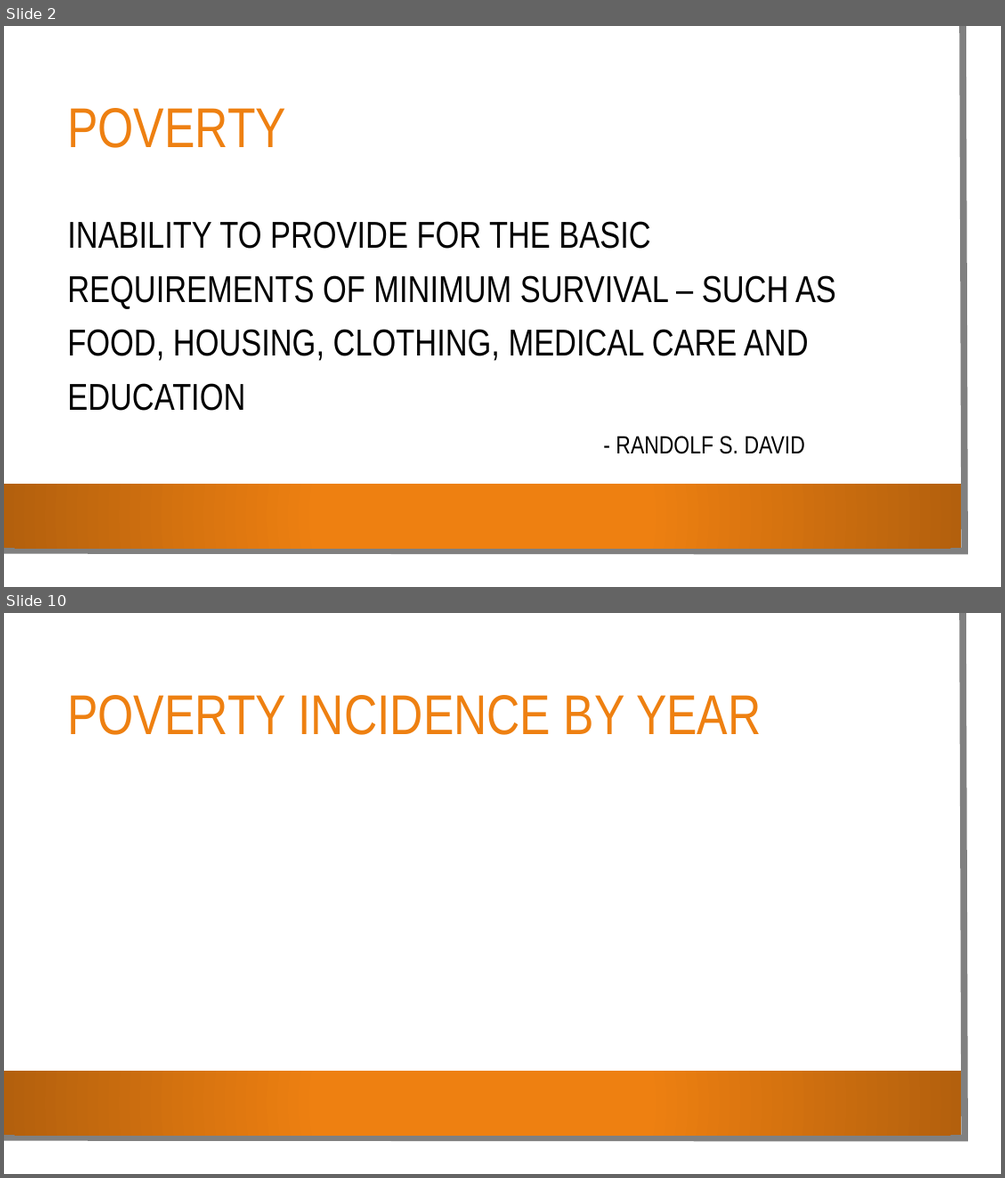
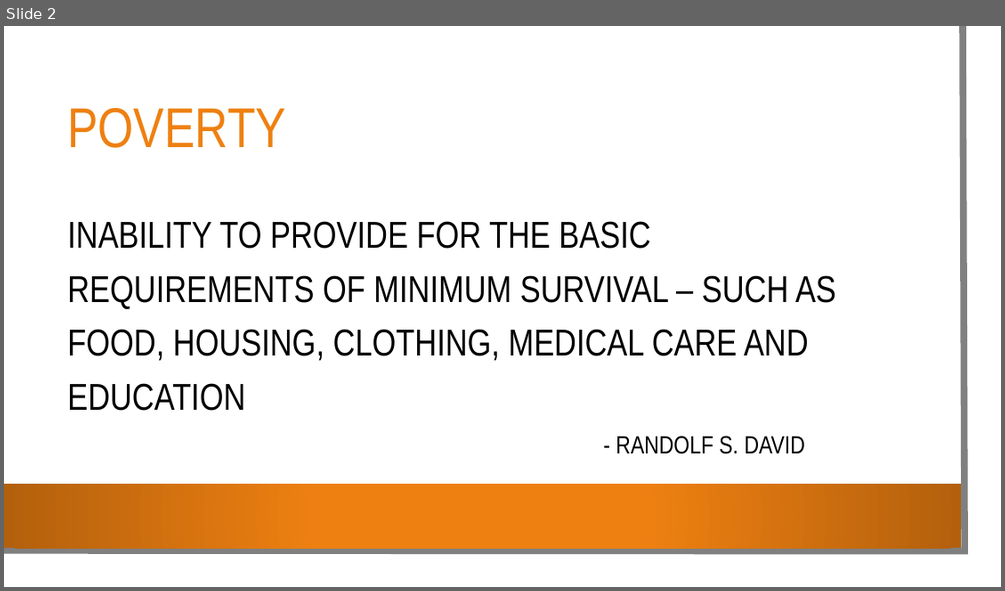
Before and after one commit to jcheramia7/IBMDESC-Poverty, a slide deck: Documentation/Poverty.pptx. Shown one above the other, each under a label of ours: slides 2 and 10 before the commit, slide 2 after it; the slides between them are not shown. The pictures are 1005x1178 and 1005x591 pixels, drawn with LibreOffice and Linux fonts; fonts in the diff are those of the drawing; background and template pictures are left out. Boxes give left, top, right and bottom in pixels: in the first picture for what was removed or moved away, otherwise in the second. Text is boxed around its words. In the diff, an @@ line names an element or a change of style, - is before the commit and + after.

Commit message:
updated Final Documents.docx and Poverty.pptx

```diff
--- a/Documentation/Poverty.pptx
+++ b/Documentation/Poverty.pptx
@@ slide 10 removed at bbox=[4, 613, 1001, 1174], background picture (left out); not listed: 3 template elements that a slide beside it also shows @@
@@ title removed at bbox=[67, 695, 760, 735] @@
-POVERTY INCIDENCE BY YEAR
```
Also in this commit, not shown: 12 slides added, 8 other slides removed, 1 other file.
